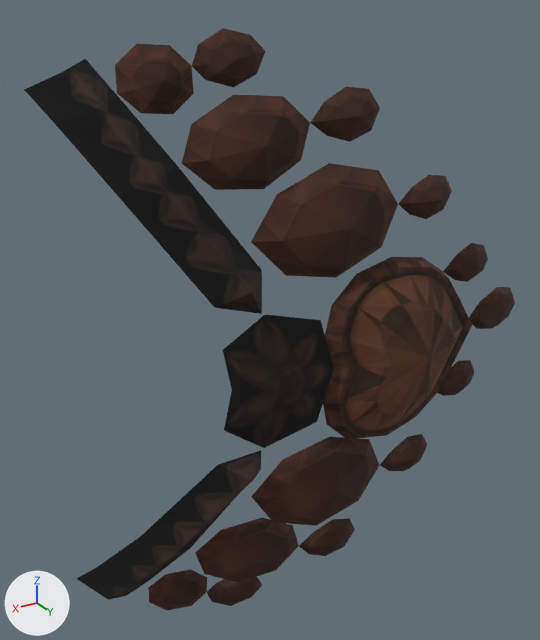
One commit to the glTF model game/assets/player/outfits/head_l1268.glb: the scene before it, then after it.
One viewpoint serves both versions: a 50 mm camera at (0.3224, 0.3259, 0.0932) aimed at (0.2171, 0.1504, 0.0055). Arrows for +X, +Y and +Z are at lower left; the lights stay in place. The first picture is the older version. Where no turn or scale is listed for an object, it has been applied to the vertices.

The first picture shows 'L1268'.
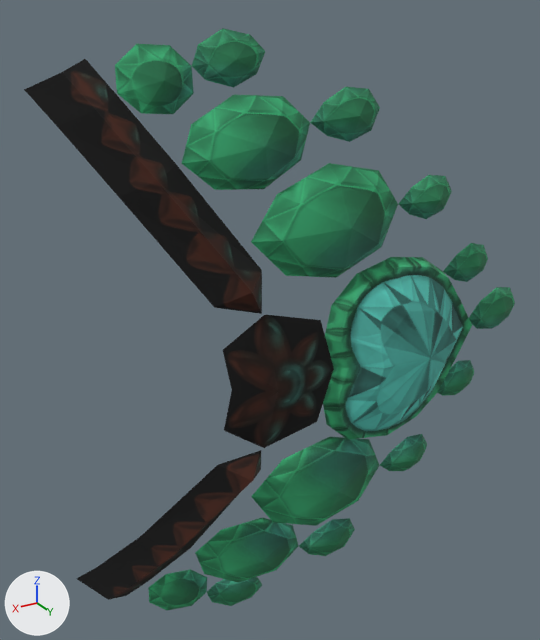
Boxes [x1, y1, x2, y2] around the edits, measured in the pictures (540 x 640 px):
'L1268', recoloured (brown to green): [94, 28, 515, 610] in both

The edits, one by one:
Picture 'b1268h01b__e1f4fe.png' (img_b1268h01b__e1f4fe_png) is new.
Material 'b1268h01b__e1f4fe' (mat_b1268h01b__e1f4fe) is new.
Its texture is img_b1268h01b__e1f4fe_png.
Its roughness is 0.9.
me_l1268 has 365 vertices, 634 faces and spans x -0.055..0.094, y -0.048..0.004, z -0.087..0.087.
me_l1268 no longer uses material mat_b1268h01b__1ddd18 (picture img_b1268h01b__1ddd18_png).
me_l1268 gains material mat_b1268h01b__e1f4fe (picture img_b1268h01b__e1f4fe_png).
